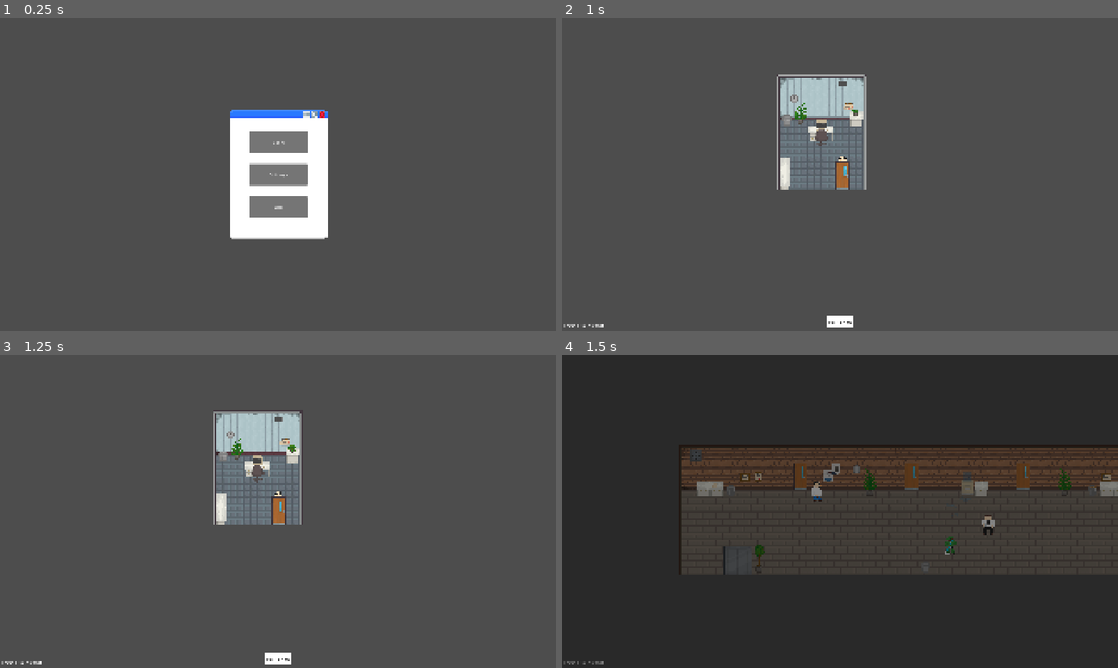
Above: before the commit, frames 1-4 (two rows, left to right).
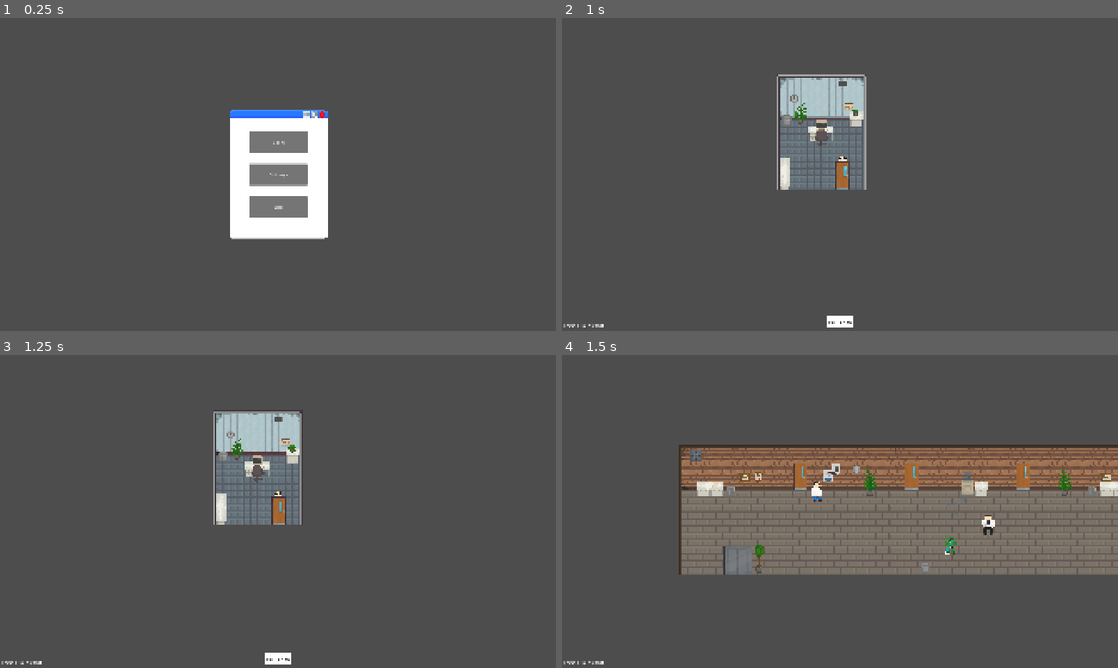
Above: after the commit, the same moments.

Repository: ShlimerAFK/GameJam
Game: Godot game, scene res://scenes/main_menu.tscn
Same seed, same stepped clock (60 frames per second), same inputs: the game is played once before the commit and once after it.
Inputs:
- Up to frame 1 (0.25 s): no input
- Up to frame 2 (1 s): click "Start" at 0.5 s
- Up to frame 3 (1.25 s): no input
- Up to frame 4 (1.5 s): tap E (interact) at 1.25 s; hold D (right) from 1.28 s (still down); hold 1 (1) from 1.28 s (still down)

Frames 1-3 are identical in both runs. In frame 4, 100% of the frame differs, in the area x 0-100%, y 0-100%.

Commit message:
scrapped fade in for now

Diff:
--- a/project.godot
+++ b/project.godot
@@ -22,7 +22,6 @@
 [autoload]
 
 Global="*uid://b5qmkxynhy7dl"
-SceneTransitionController="*uid://do6s0qu561ydx"
 GlobalSanity="*uid://pnkmv0h50uyy"
 GlobalTimeLoop="*uid://rgqr52kjnw0j"
 
--- a/scenes/main_menu.gd
+++ b/scenes/main_menu.gd
@@ -1,5 +1,7 @@
 extends Node2D
-
+@export var transition_type: String
+@export var duration: float
+@export var scene_destination: String
 
 
 
@@ -9,6 +11,8 @@
 	GlobalTimeLoop.start_narr_timer()
 
 
+
+
 func _on_settings_pressed() -> void:
 	get_tree().change_scene_to_file("res://scenes/settings.tscn")
 
--- a/scripts/objects/door_ineraction.gd
+++ b/scripts/objects/door_ineraction.gd
@@ -6,8 +6,7 @@
 # example: Door1
 @export var door_position_in_room: String
 # example: top, bottom
-@export var transition_type: String
-@export var duration: float
+
 
 
 
@@ -16,7 +15,7 @@
 		get_tree().change_scene_to_file("res://scenes/" + scene_destination)
 		Global.player_is_interacting = true
 		Global.next_spawn_door = destination_door_name
-		SceneTransitionController.change_scene(scene_destination, transition_type, duration)
+
 
 
 
